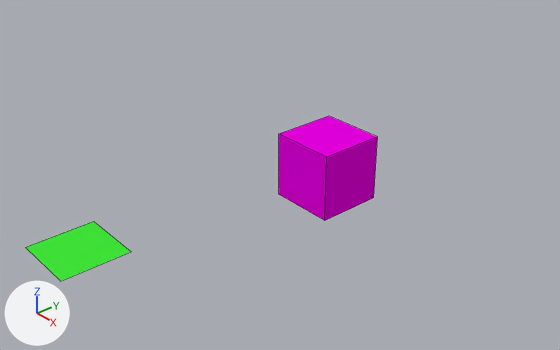
A saved change to the Blender file models/cube.blend.
Before and after are seen from a camera (50 mm lens) standing at (14.43, -14.24, 10.43) and looking at (-1.4, -0.61, -0.64). The lights are fixed; the arrows at lower left show +X, +Y and +Z. Mesh edges are drawn as thin lines.
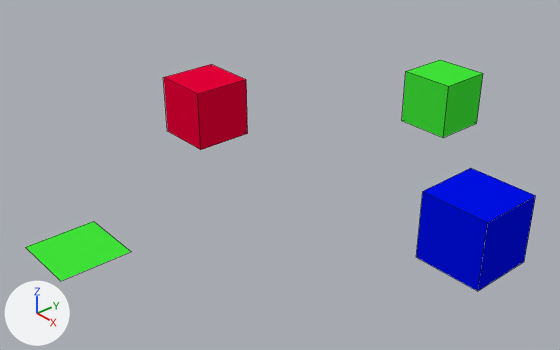
Changed parts and their boxes (x1, y1, x2, y2) in the pictures (560 x 350 px):
```json
{"object": "Cube", "change": "recoloured, moved", "before": [279, 116, 377, 221], "after": [163, 64, 248, 150]}
{"object": "Cube.001", "change": "added", "after": [416, 168, 536, 291], "on screen": "blue"}
{"object": "Cube.002", "change": "added", "after": [402, 60, 483, 138], "on screen": "green"}
```

Edits to the scene script, one JSON object a line:
```json
{"op": "set", "path": "mat_material.base_color", "old": "(0.8, 0.0, 0.744)", "new": "(0.8, 0.0, 0.0401)", "note": "pink #e700e0 -> red #e70038"}
{"op": "add", "block": "mat_material_002", "code": ["mat_material_002 = diffuse_material('Material.002')", "mat_material_002.base_color = (0.0, 0.00543, 0.8)  # blue #0011e7"]}
{"op": "add", "block": "me_cube_001", "code": ["me_cube_001 = bpy.data.meshes.new('Cube.001')", "me_cube_001.from_pydata(...)  # a box spanning x -1.0..1.0, y -1.0..1.0, z -1.0..1.0", "me_cube_001.materials.append(mat_material_002)  # blue #0011e7"]}
{"op": "add", "block": "me_cube_002", "code": ["me_cube_002 = bpy.data.meshes.new('Cube.002')", "me_cube_002.from_pydata(...)  # a box spanning x -1.0..1.0, y -1.0..1.0, z -1.0..1.0", "me_cube_002.materials.append(mat_material_001)  # green #41e739"]}
{"op": "set", "path": "ob_cube.location", "old": "(0.0, 0.0, 0.0)", "new": "(-6.0, 0.0, 0.0)"}
{"op": "add", "block": "ob_cube_001", "code": ["ob_cube_001 = bpy.data.objects.new('Cube.001', me_cube_001)", "ob_cube_001.location = (4.7, 0.79, -0.2)"]}
{"op": "add", "block": "ob_cube_002", "code": ["ob_cube_002 = bpy.data.objects.new('Cube.002', me_cube_002)", "ob_cube_002.location = (-2.21, 8.11, -0.68)"]}
```
